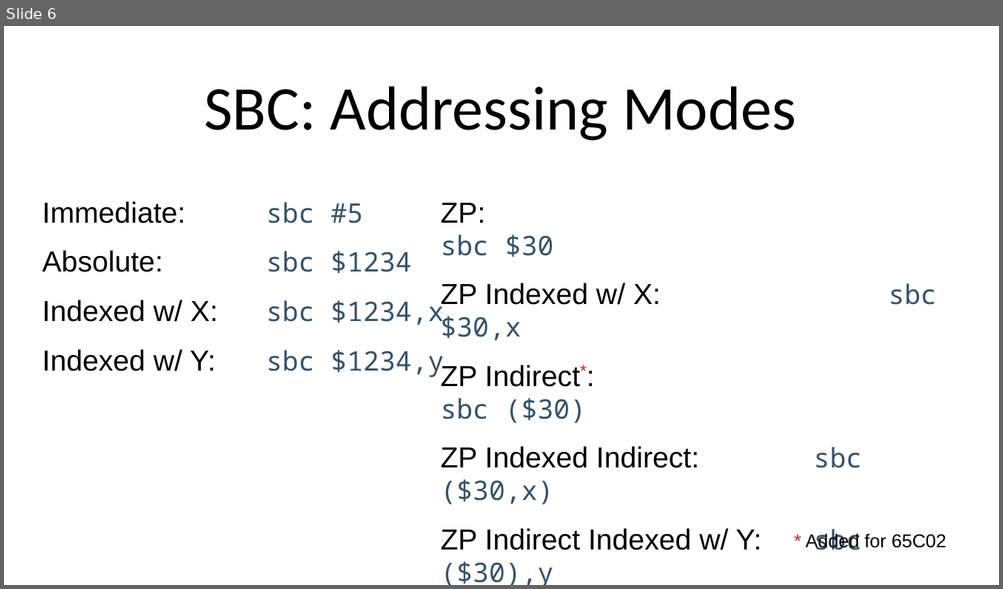
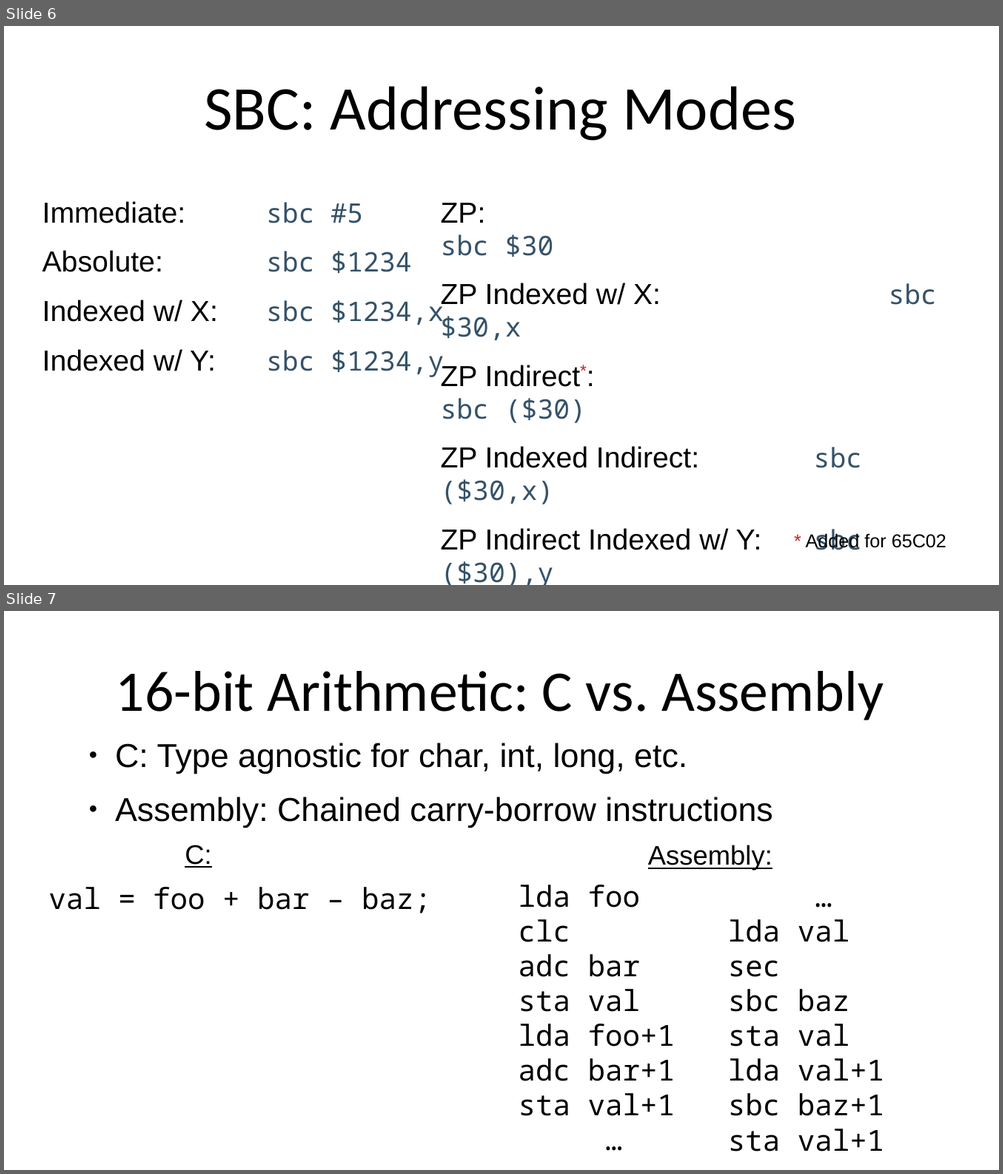
Before and after one commit to SlithyMatt/x16-assembly-tutorial, a slide deck: Lesson4/Lesson4.odp. Shown one above the other, each under a label of ours: slide 6 before the commit, slides 6 and 7 after it. The pictures are 1003x589 and 1003x1174 pixels, drawn with LibreOffice and Linux fonts; fonts in the diff are those of the drawing. Boxes give left, top, right and bottom in pixels: in the first picture for what was removed or moved away, otherwise in the second. Text is boxed around its words. In the diff, an @@ line names an element or a change of style, - is before the commit and + after.

```diff
--- a/Lesson4/Lesson4.odp
+++ b/Lesson4/Lesson4.odp
@@ slide 7 added at (x1=4, y1=611, x2=999, y2=1170), background #FFFFFF @@
@@ title added at (x1=116, y1=671, x2=883, y2=721), 55.5 pt, text #000000 @@
+16-bit Arithmetic: C vs. Assembly
@@ text added at (x1=115, y1=743, x2=773, y2=828), 32 pt, text #000000 @@
+● C: Type agnostic for char, int, long, etc.
+● Assembly: Chained carry-borrow instructions
@@ text added at (x1=185, y1=845, x2=211, y2=868), 26 pt, text #000000, underline @@
+C:
@@ text added at (x1=648, y1=845, x2=772, y2=871), 26 pt, text #000000, underline @@
+Assembly:
@@ text added at (x1=48, y1=887, x2=431, y2=914), 28 pt, text #000000 @@
+val = foo + bar – baz;
@@ text added at (x1=518, y1=885, x2=674, y2=1116), 28 pt, text #000000 @@
+lda foo
+clc
+adc bar
+sta val
+lda foo+1
+adc bar+1
+sta val+1
+…
@@ text added at (x1=728, y1=920, x2=884, y2=1152), 28 pt, text #000000 @@
+…
+lda val
+sec
+sbc baz
+sta val
+lda val+1
+sbc baz+1
+sta val+1
```
Also in this commit, not shown: 1 slide changed, 9 other slides added, 9 slides removed.
